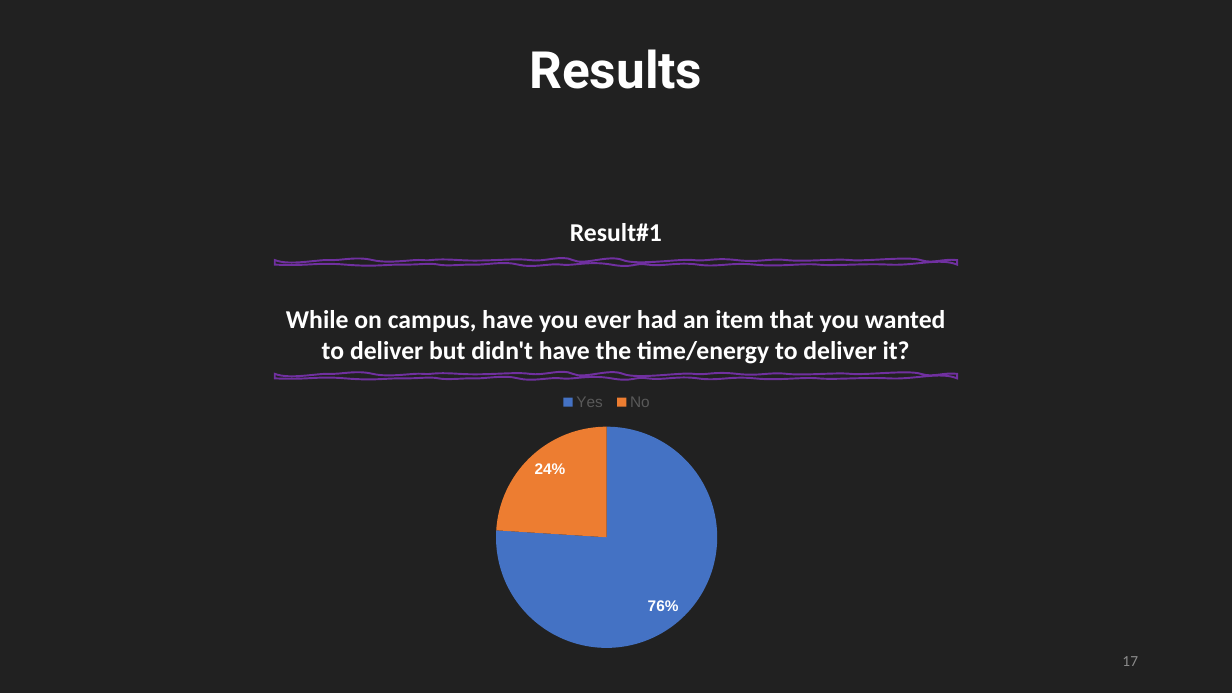
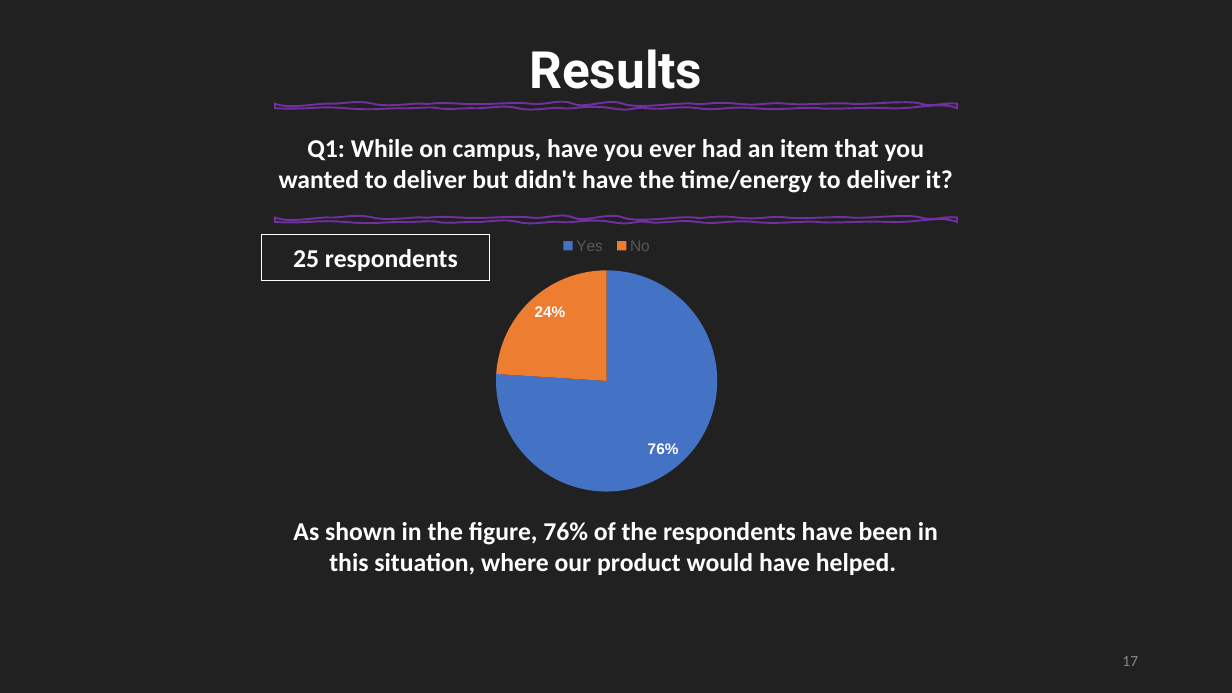
Before and after one commit to Mhd-Ghd/on-campus-delivery-robot, a slide deck: slide 17 of reports/report-2/Press#2.pptm. Drawn at 1232x693 pixels with LibreOffice and Linux fonts; fonts in the diff are those of the drawing. Boxes give left, top, right and bottom in pixels: in the first picture for what was removed or moved away, otherwise in the second. Text is boxed around its words. In the diff, an @@ line names an element or a change of style, - is before the commit and + after.

```diff
--- a/reports/report-2/Press#2.pptm
+++ b/reports/report-2/Press#2.pptm
@@ text "Q1: While on campus, have ..." at [279, 139, 953, 193]: vertical alignment bottom to middle @@
@@ text at [279, 139, 953, 193]: text changed @@
-While on campus, have you ever had an item that you wanted to deliver but didn't have the time/energy to deliver it?
+Q1: While on campus, have you ever had an item that you wanted to deliver but didn't have the time/energy to deliver it?
@@ rectangle added at [262, 234, 489, 280], outline #FFFFFF 0.75 pt, 20 pt, text #FFFFFF, bold @@
+25 respondents
@@ 2 freeform shapes, 1 pie chart: place and size @@
-2 freeform shapes, 1 pie chart at [274, 260, 957, 661]
+2 freeform shapes, 1 pie chart at [274, 104, 957, 505]
@@ text removed at [570, 223, 662, 241] @@
-Result#1
@@ text added at [293, 522, 938, 575], 20 pt, text #FFFFFF, bold @@
+As shown in the figure, 76% of the respondents have been in this situation, where our product would have helped.
```
Also in this commit, not shown: 5 other slides changed.
